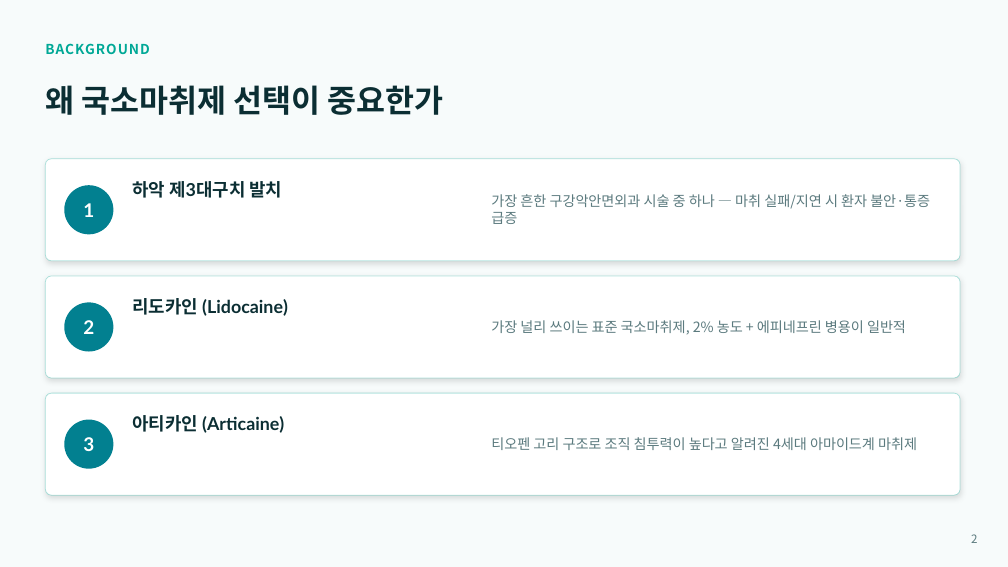
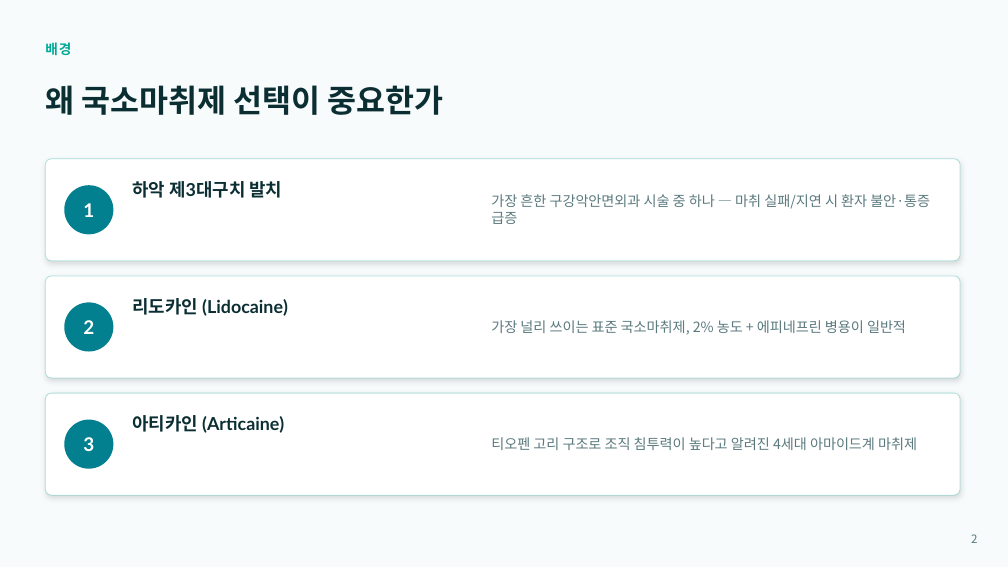
Before and after one commit to yojokem/-, a slide deck: slide 2 of 치과약리학실험2-논문발표/치과약리학실험2_논문발표.pptx. Drawn at 1008x567 pixels with LibreOffice and Linux fonts; fonts in the diff are those of the drawing. Boxes give left, top, right and bottom in pixels: in the first picture for what was removed or moved away, otherwise in the second. Text is boxed around its words. In the diff, an @@ line names an element or a change of style, - is before the commit and + after.

```diff
--- a/치과약리학실험2-논문발표/치과약리학실험2_논문발표.pptx
+++ b/치과약리학실험2-논문발표/치과약리학실험2_논문발표.pptx
@@ text at bbox=[45, 42, 71, 56]: text changed @@
-BACKGROUND
+배경
```
Also in this commit, not shown: 10 other slides changed, 1 other file.
